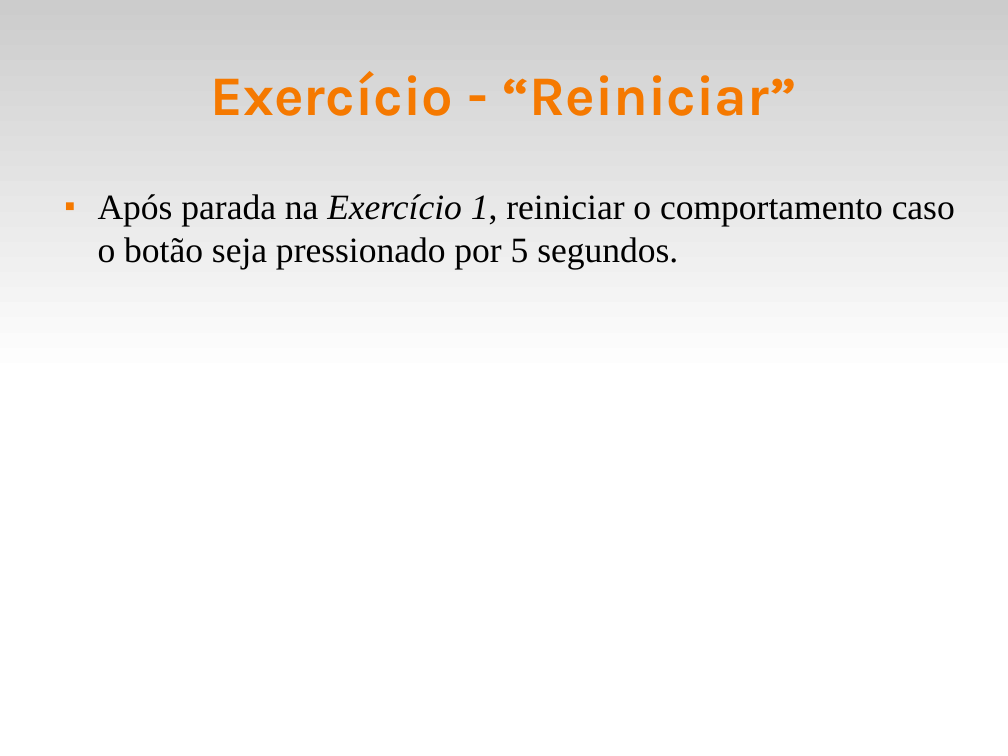
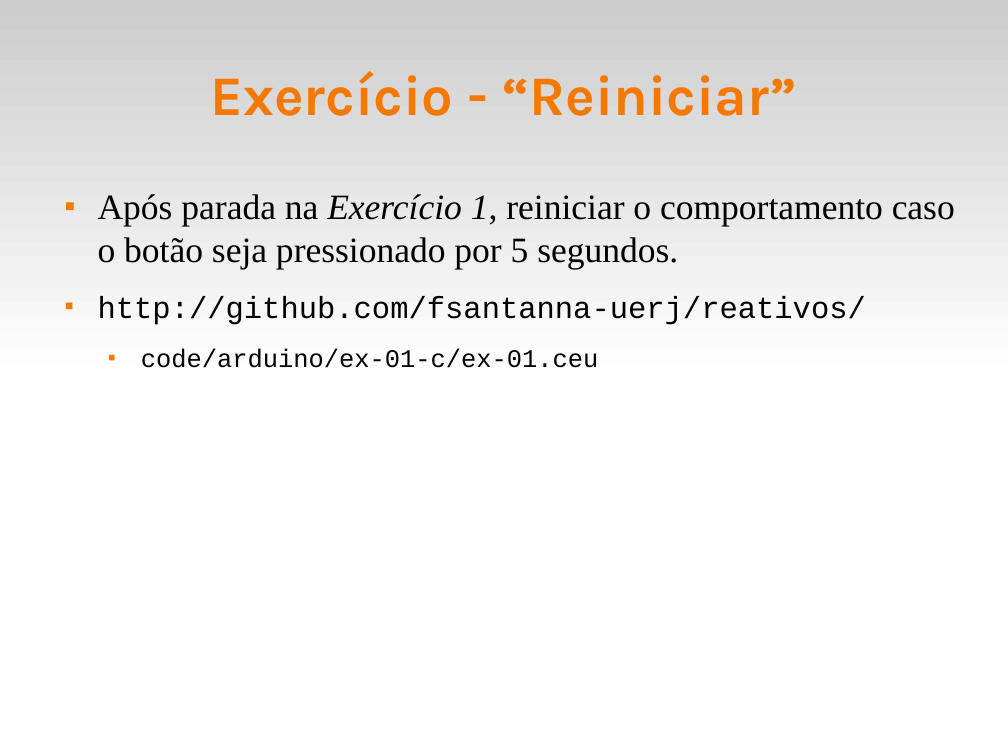
Before and after one commit to fsantanna-uerj/reativos, a slide deck: slide 19 of slides/05_ceu.odp. Drawn at 1008x756 pixels with LibreOffice and Linux fonts; fonts in the diff are those of the drawing. Boxes give left, top, right and bottom in pixels: in the first picture for what was removed or moved away, otherwise in the second. Text is boxed around its words. In the diff, an @@ line names an element or a change of style, - is before the commit and + after.

```diff
--- a/slides/05_ceu.odp
+++ b/slides/05_ceu.odp
@@ text at box(98, 296, 866, 368): paragraphs added @@
+■ http://github.com/fsantanna-uerj/reativos/
+  ■ code/arduino/ex-01-c/ex-01.ceu
```
Also in this commit, not shown: 1 other slide changed, 1 other file.
